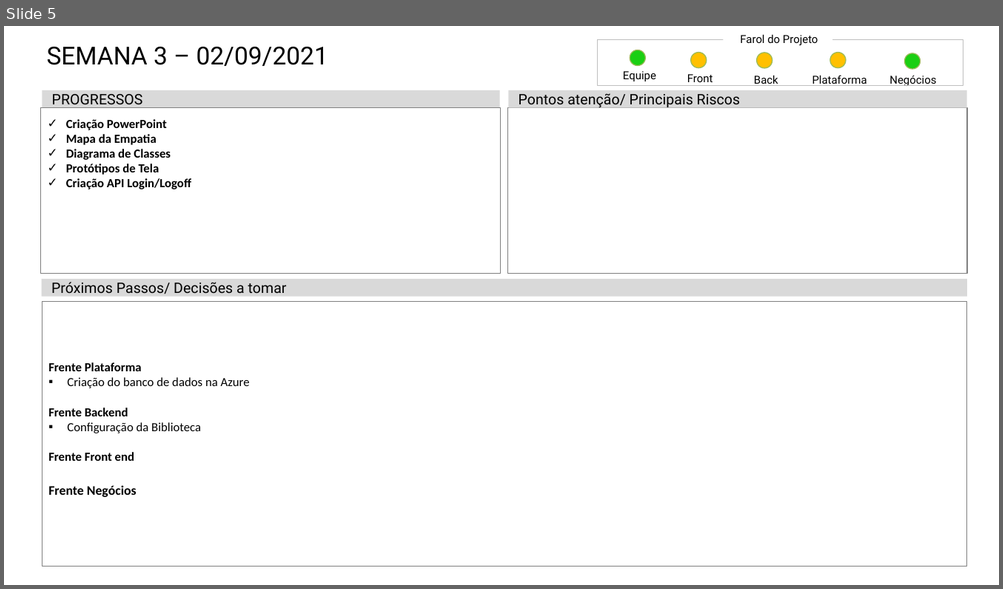
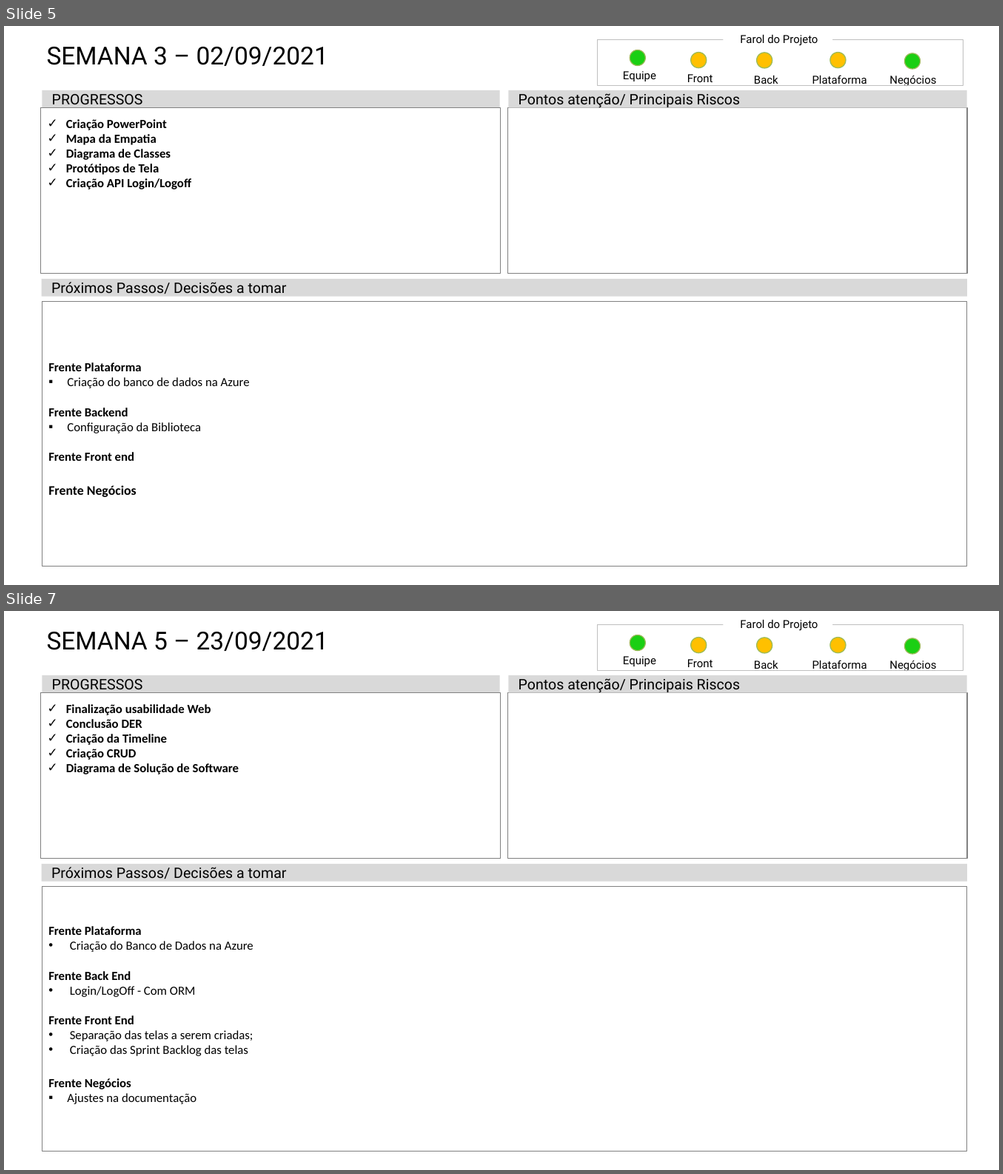
Before and after one commit to Lucassouza849/grupoPi3Semestre, a slide deck: Documentação/Status Report/Status Report - Grupo 6.pptx. Shown one above the other, each under a label of ours: slide 5 before the commit, slides 5 and 7 after it; the slides between them are not shown. The pictures are 1003x589 and 1003x1174 pixels, drawn with LibreOffice and Linux fonts; fonts in the diff are those of the drawing. Boxes give left, top, right and bottom in pixels: in the first picture for what was removed or moved away, otherwise in the second. Text is boxed around its words. In the diff, an @@ line names an element or a change of style, - is before the commit and + after.

Commit message:
criacao Diagrama Solucoes Software

```diff
--- a/Documentação/Status Report/Status Report - Grupo 6.pptx
+++ b/Documentação/Status Report/Status Report - Grupo 6.pptx
@@ slide 7 added at (4, 611, 999, 1170), background #FFFFFF @@
@@ title added at (47, 632, 328, 651), 26.5 pt, text #000000 @@
+SEMANA 5 – 23/09/2021
@@ rectangle added at (597, 624, 963, 670), outline #BFBFBF 0.5 pt @@
@@ text added at (740, 619, 818, 630), 11.8 pt, text #000000 @@
+Farol do Projeto
@@ ellipse added at (630, 635, 646, 650), fill #1BCF13, outline #9BBB59 1 pt @@
@@ ellipse added at (691, 638, 706, 653), fill #FFC000, outline #9BBB59 1 pt @@
@@ ellipse added at (757, 638, 772, 653), fill #FFC000, outline #9BBB59 1 pt @@
@@ ellipse added at (830, 638, 845, 653), fill #FFC000, outline #9BBB59 1 pt @@
@@ ellipse added at (905, 638, 920, 654), fill #1BCF13, outline #9BBB59 1 pt @@
@@ rectangle added at (42, 675, 500, 693), fill #D9D9D9, 15.4 pt, text #000000 @@
+PROGRESSOS
@@ rectangle added at (508, 675, 966, 693), fill #D9D9D9, 15.4 pt, text #000000 @@
+Pontos atenção/ Principais Riscos
@@ text added at (623, 656, 656, 667), 11.8 pt, text #000000 @@
+Equipe
@@ text added at (687, 659, 713, 667), 11.8 pt, text #000000 @@
+Front
@@ text added at (754, 660, 778, 671), 11.8 pt, text #000000 @@
+Back
@@ text added at (812, 660, 867, 671), 11.8 pt, text #000000 @@
+Plataforma
@@ text added at (889, 660, 936, 671), 11.8 pt, text #000000 @@
+Negócios
@@ rectangle added at (40, 693, 500, 859), outline #808080 1 pt, 13.2 pt, text #000000, bold @@
+✓ Finalização usabilidade Web
+✓ Conclusão DER
+✓ Criação da Timeline
+✓ Criação CRUD
+✓ Diagrama de Solução de Software
@@ rectangle added at (507, 693, 967, 859), outline #808080 1 pt @@
@@ rectangle added at (42, 864, 967, 882), fill #D9D9D9, 15.4 pt, text #000000 @@
+Próximos Passos/ Decisões a tomar
@@ rectangle added at (42, 887, 967, 1152), outline #808080 1 pt, 13.2 pt, text #000000 @@
+  Frente Plataforma
+  • Criação do Banco de Dados na Azure
+  Frente Back End
+  • Login/LogOff - Com ORM
+  Frente Front End
+  • Separação das telas a serem criadas;
+  • Criação das Sprint Backlog das telas
+  Frente Negócios
+  ▪ Ajustes na documentação
```
Also in this commit, not shown: 1 other slide added, 8 other files.
